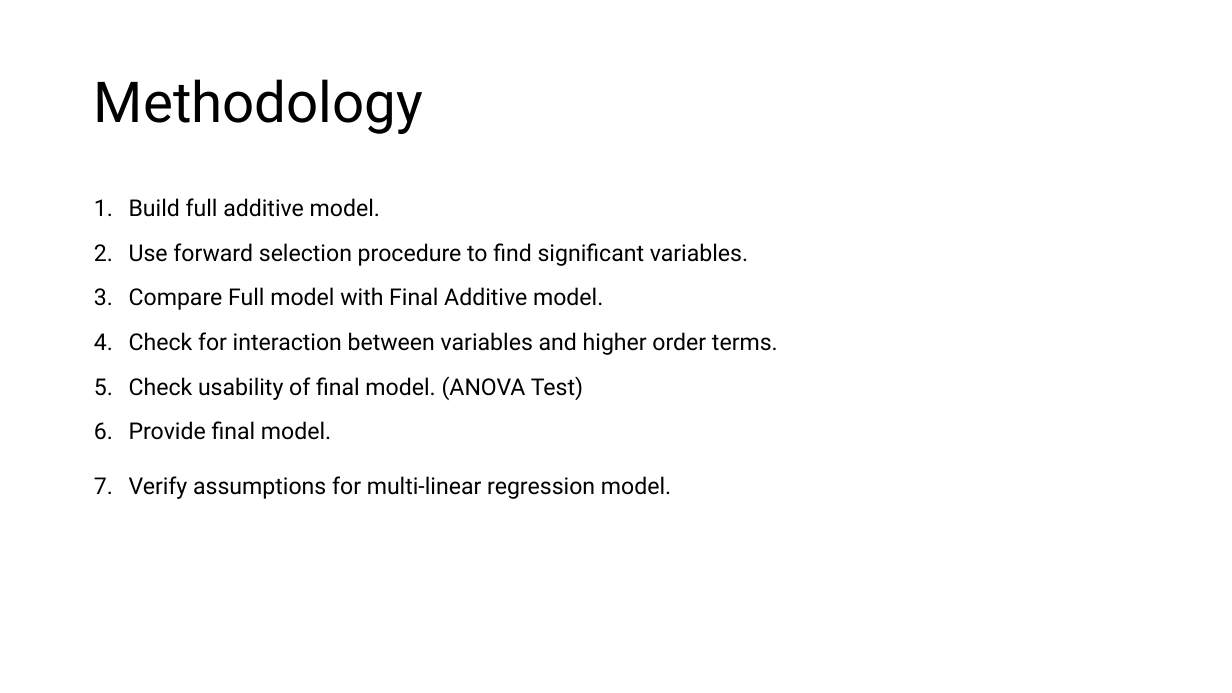
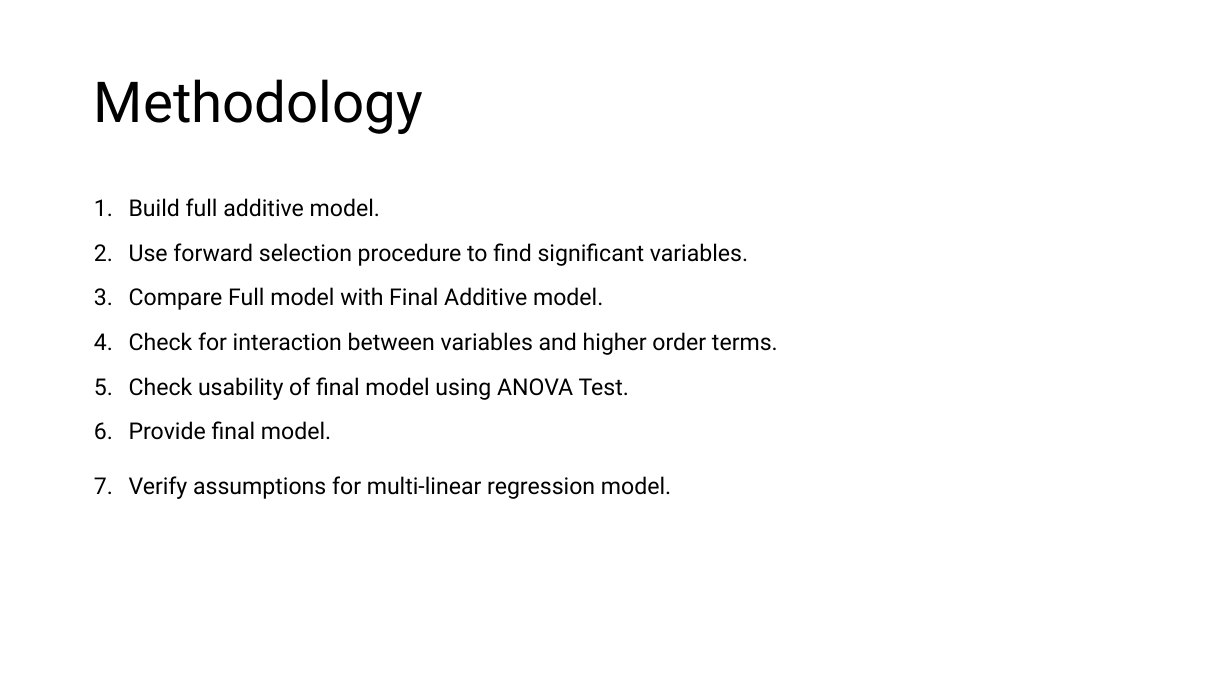
Before and after one commit to prs-sharma9/DATA-603_PROJECT, a slide deck: slide 5 of Final_Presentation.pptx. Drawn at 1232x693 pixels with LibreOffice and Linux fonts; fonts in the diff are those of the drawing. Boxes give left, top, right and bottom in pixels: in the first picture for what was removed or moved away, otherwise in the second. Text is boxed around its words. In the diff, an @@ line names an element or a change of style, - is before the commit and + after.

```diff
--- a/Final_Presentation.pptx
+++ b/Final_Presentation.pptx
@@ text at [129, 377, 629, 400]: text changed @@
-5. Check usability of final model. (ANOVA Test)
+5. Check usability of final model using ANOVA Test.
```
